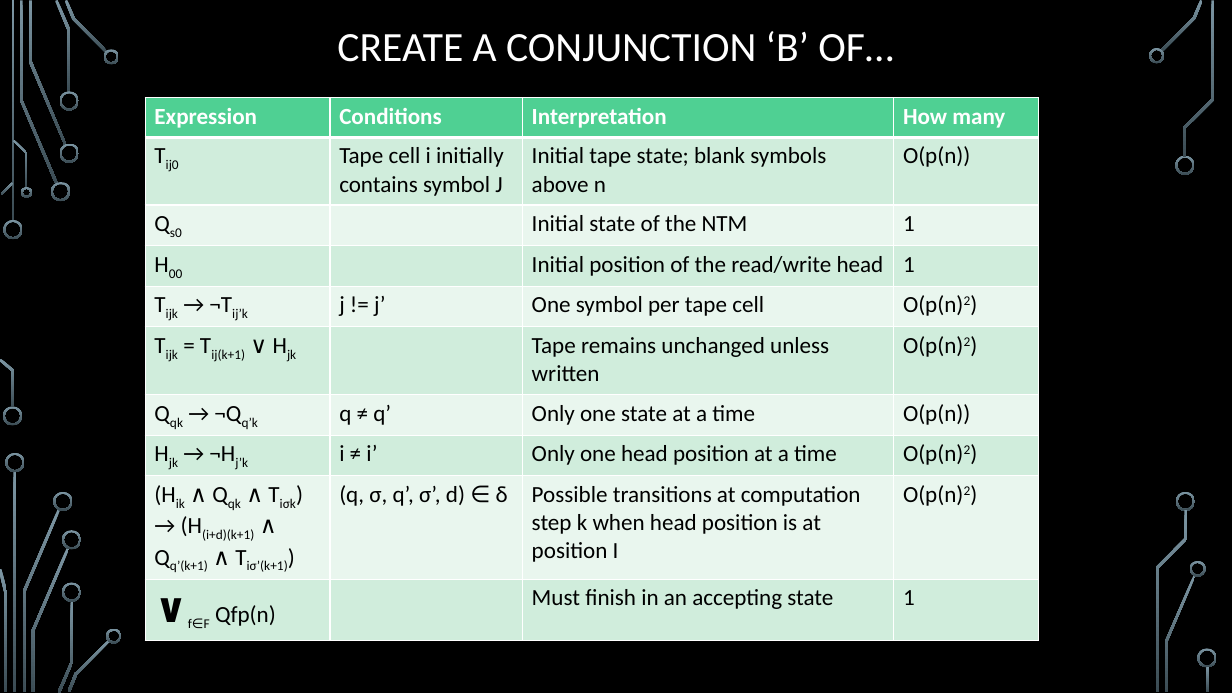
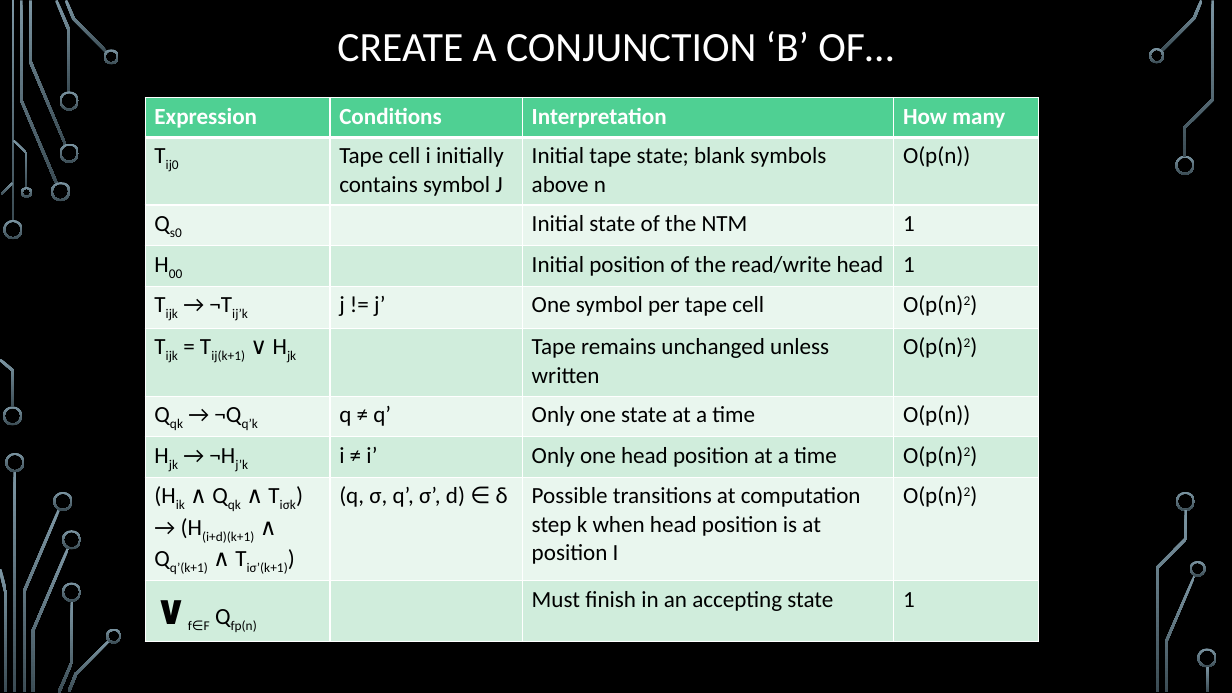
Before and after one commit to markfloryan/dmt2, a slide deck: slide 58 of slides/05-ComplexityTheory.pptx. Drawn at 1232x693 pixels with LibreOffice and Linux fonts; fonts in the diff are those of the drawing; background and template pictures are left out. Boxes give left, top, right and bottom in pixels: in the first picture for what was removed or moved away, otherwise in the second. Text is boxed around its words. In the diff, an @@ line names an element or a change of style, - is before the commit and + after.

```diff
--- a/slides/05-ComplexityTheory.pptx
+++ b/slides/05-ComplexityTheory.pptx
@@ table at [145, 98, 1039, 636] @@
@@ now subscript in "Qfp(n)" @@
```
Also in this commit, not shown: 2 other files.
